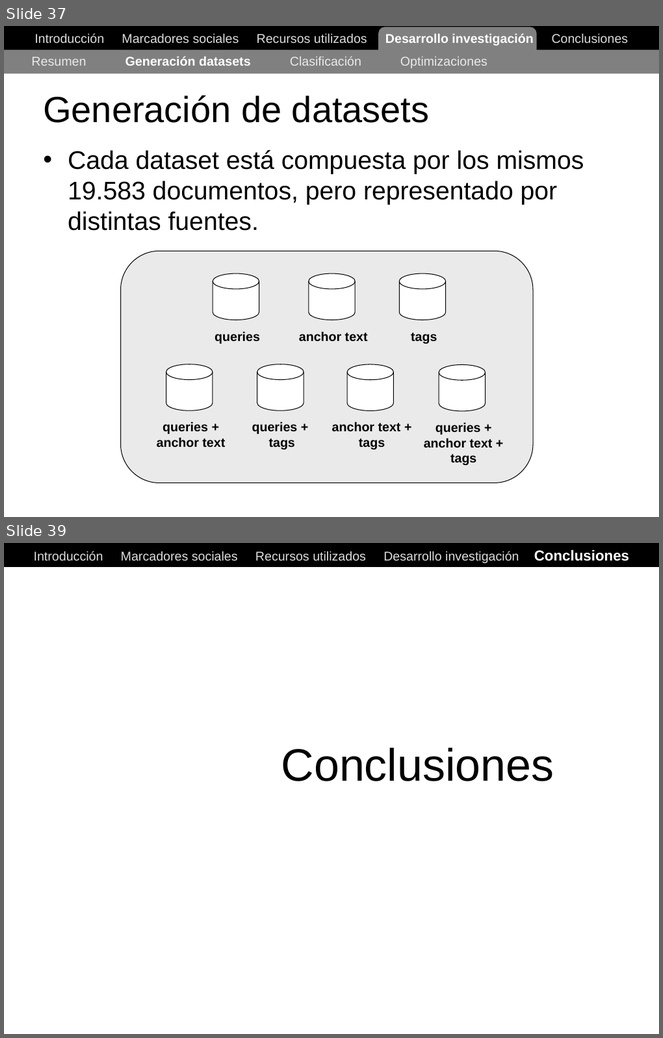
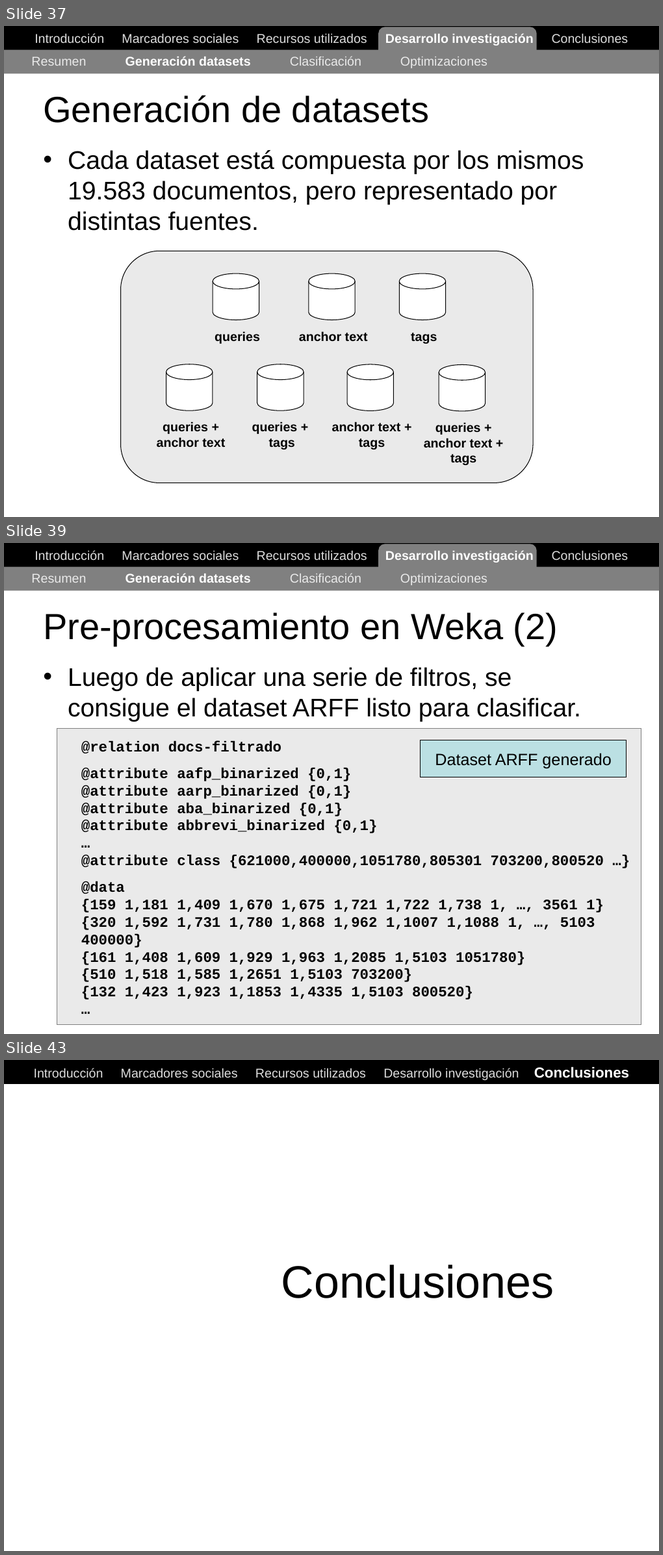
Before and after one commit to ak907kenai/nicotournetesis, a slide deck: docs_trunk/Nicolás Tourné - Presentación Tesis (v1).ppt. Shown one above the other, each under a label of ours: slides 37 and 39 before the commit, slides 37, 39 and 43 after it; the slides between them are not shown. The pictures are 663x1038 and 663x1555 pixels, drawn with LibreOffice and Linux fonts; fonts in the diff are those of the drawing. Boxes give left, top, right and bottom in pixels: in the first picture for what was removed or moved away, otherwise in the second. Text is boxed around its words. In the diff, an @@ line names an element or a change of style, - is before the commit and + after.

```diff
--- a/docs_trunk/Nicolás Tourné - Presentación Tesis (v1).ppt
+++ b/docs_trunk/Nicolás Tourné - Presentación Tesis (v1).ppt
@@ slide 39 added at (4, 543, 659, 1034), background #FFFFFF @@
@@ rectangle added at (4, 543, 659, 566), fill #000000, outline #000000 0.74 pt @@
@@ text added at (35, 550, 629, 563), 14 pt, text #DDDDDD @@
+Introducción Marcadores sociales Recursos utilizados Desarrollo investigación Conclusiones
@@ rounded rectangle added at (379, 544, 537, 582), fill #808080 @@
@@ rectangle added at (4, 566, 659, 590), fill #808080 @@
@@ text added at (31, 573, 488, 585), 14 pt, text #EAEAEA @@
+Resumen Generación datasets Clasificación Optimizaciones
@@ title added at (43, 613, 558, 646), 40 pt, text #000000 @@
+Pre-procesamiento en Weka (2)
@@ text added at (68, 667, 581, 722), 28 pt, text #000000 @@
+• Luego de aplicar una serie de filtros, se consigue el dataset ARFF listo para clasificar.
@@ rectangle added at (57, 729, 641, 1026), fill #EAEAEA, outline #808080 0.74 pt @@
@@ text added at (81, 741, 604, 1000), 16 pt, text #000000, bold @@
+@relation docs-filtrado
+@attribute aafp_binarized {0,1}
+@attribute aarp_binarized {0,1}
+@attribute aba_binarized {0,1}
+@attribute abbrevi_binarized {0,1}
+…
+@attribute class {621000,400000,1051780,805301 703200,800520 …}
+@data
+{159 1,181 1,409 1,670 1,675 1,721 1,722 1,738 1, …, 3561 1}
+{320 1,592 1,731 1,780 1,868 1,962 1,1007 1,1088 1, …, 5103 400000}
+{161 1,408 1,609 1,929 1,963 1,2085 1,5103 1051780}
+{510 1,518 1,585 1,2651 1,5103 703200}
+{132 1,423 1,923 1,1853 1,4335 1,5103 800520}
+…
@@ rectangle added at (420, 740, 627, 778), fill #BBE0E3, outline #000000 0.74 pt, 18 pt, text #000000 @@
+Dataset ARFF generado
@@ what was slide 39 is now slide 43 @@
```
Also in this commit, not shown: 1 slide changed, 3 other slides added.
